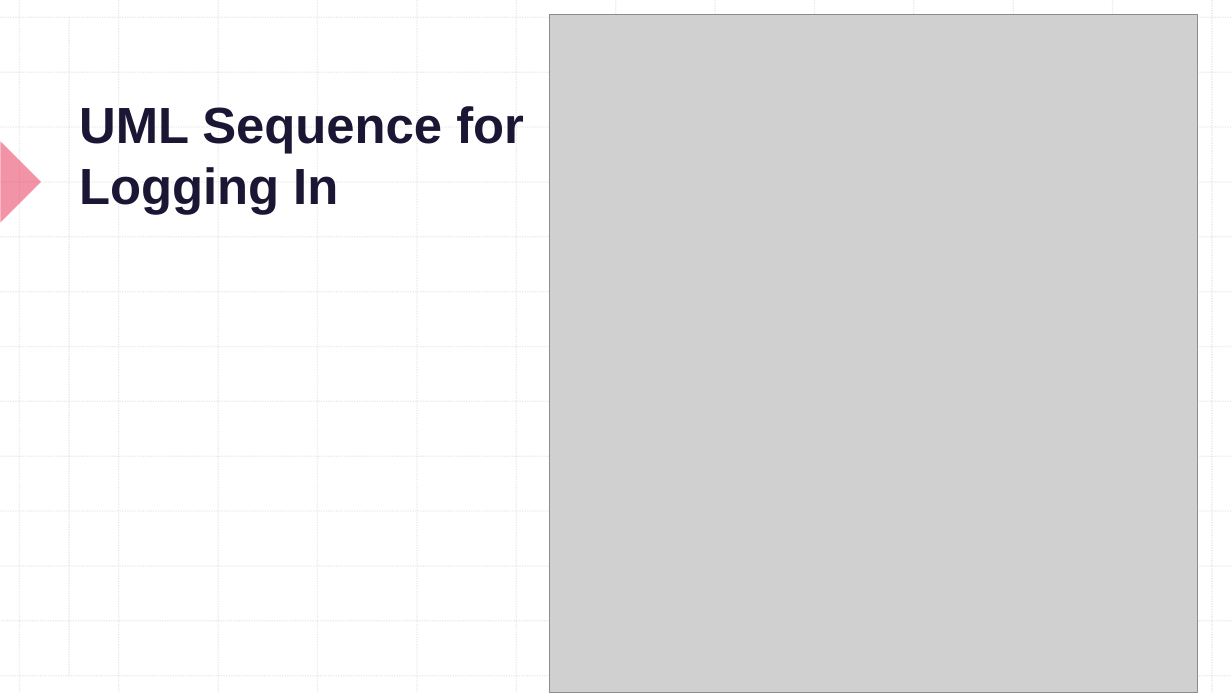
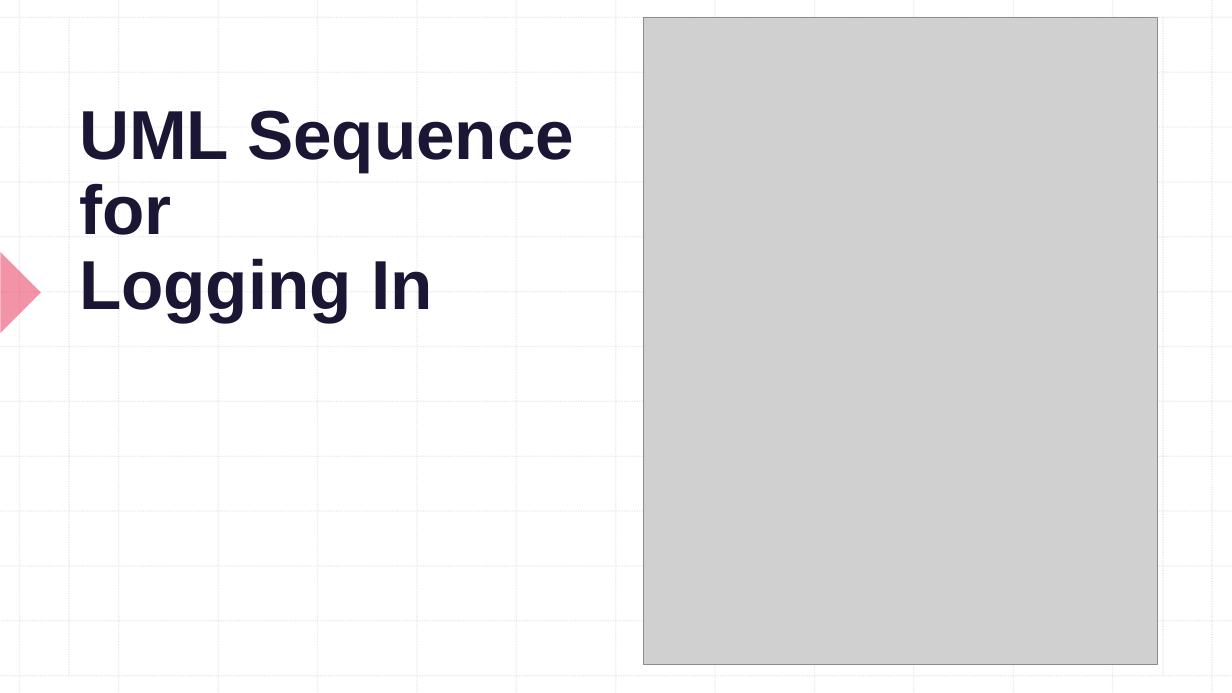
Before and after one commit to CSC-4350-TR-SP2023/Team3, a slide deck: slide 7 of docs/Graphical_Passwords.pptx. Drawn at 1232x693 pixels with LibreOffice and Linux fonts; fonts in the diff are those of the drawing; grey boxes stand for pictures. Boxes give left, top, right and bottom in pixels: in the first picture for what was removed or moved away, otherwise in the second. Text is boxed around its words. In the diff, an @@ line names an element or a change of style, - is before the commit and + after.

```diff
--- a/docs/Graphical_Passwords.pptx
+++ b/docs/Graphical_Passwords.pptx
@@ rectangle added at [0, 0, 1232, 693], fill #FFFFFF @@
@@ picture: place and size @@
-picture at [549, 15, 1197, 693]
+picture at [643, 18, 1157, 665]
@@ group added at [0, 0, 1232, 693]: 26 lines @@
@@ title "UML Sequence for Logging In" at [79, 110, 574, 322]: size 39.6 to 54 pt; line spacing 1 to 0.9 @@
@@ right triangle added at [0, 252, 41, 333], fill #E72950 at 50% opacity @@
@@ right triangle added at [0, 252, 41, 333], fill #E72950 at 50% opacity @@
@@ group added at [0, 0, 1232, 693]: 25 lines @@
```
